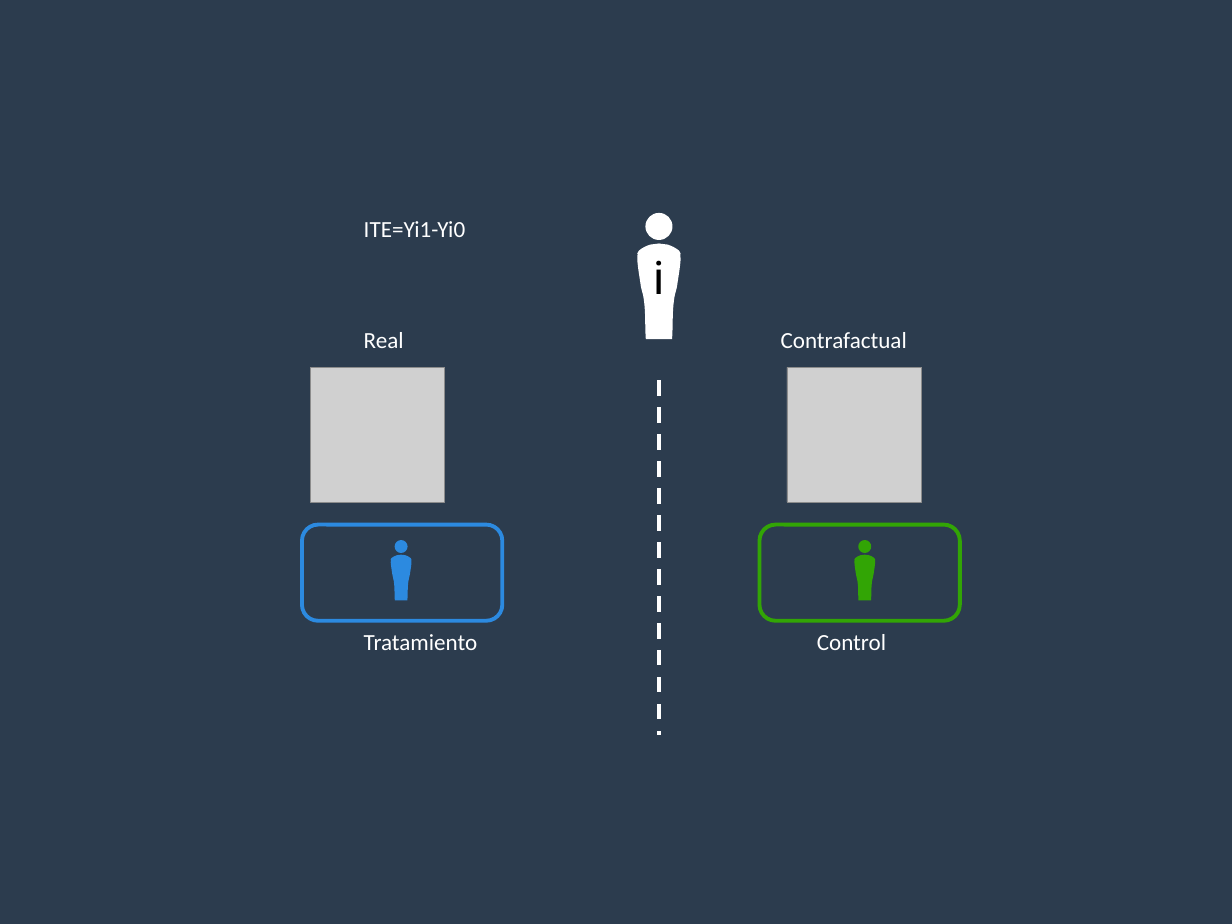
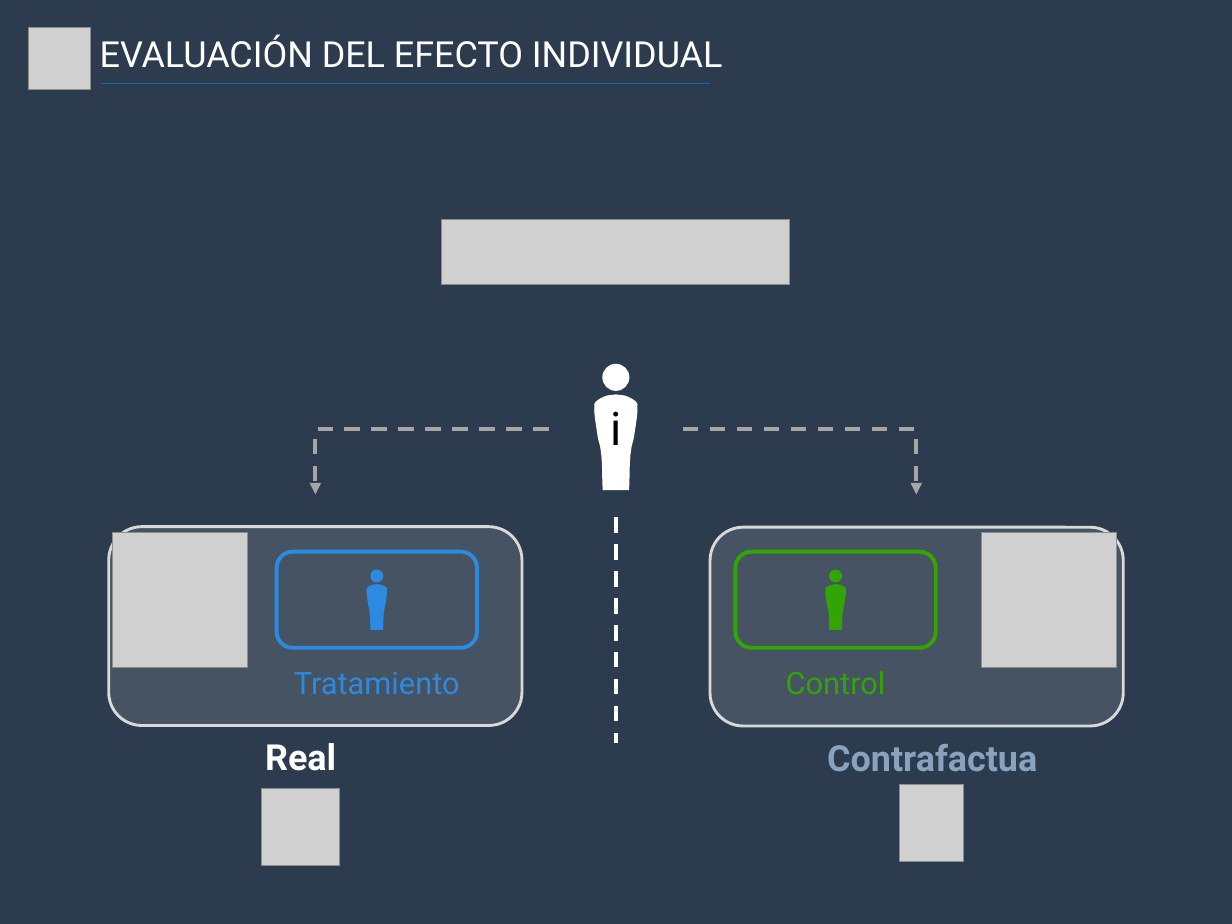
Before and after one commit to JMBorrego/CashCognitive, a slide deck: slide 6 of assets/Presentation/Presentation.pptx. Drawn at 1232x924 pixels with LibreOffice and Linux fonts; fonts in the diff are those of the drawing; grey boxes stand for pictures. Boxes give left, top, right and bottom in pixels: in the first picture for what was removed or moved away, otherwise in the second. Text is boxed around its words. In the diff, an @@ line names an element or a change of style, - is before the commit and + after.

```diff
--- a/assets/Presentation/Presentation.pptx
+++ b/assets/Presentation/Presentation.pptx
@@ picture added at (x1=29, y1=28, x2=91, y2=90) @@
@@ text added at (x1=100, y1=34, x2=722, y2=68), 28 pt, text #FFFFFF @@
+EVALUACIÓN DEL EFECTO INDIVIDUAL
@@ line added from (101, 83) to (710, 83), #1965AA 1.5 pt @@
@@ text removed at (x1=364, y1=221, x2=465, y2=237) @@
-ITE=Yi1-Yi0
@@ picture added at (x1=442, y1=219, x2=790, y2=285) @@
@@ freeform shape "i" moved from (x1=638, y1=213, x2=681, y2=339) to (x1=594, y1=364, x2=638, y2=491) @@
@@ group added at (x1=109, y1=430, x2=1123, y2=726): 2 rounded rectangles, 2 elbow arrows @@
@@ picture moved from (x1=311, y1=368, x2=445, y2=503) to (x1=113, y1=532, x2=248, y2=667) @@
@@ line moved from (659, 380) - (659, 736) to (616, 518) - (616, 743) @@
@@ picture moved from (x1=787, y1=368, x2=922, y2=503) to (x1=982, y1=532, x2=1117, y2=667) @@
@@ rounded rectangle moved from (x1=302, y1=525, x2=503, y2=621) to (x1=276, y1=552, x2=477, y2=648) @@
@@ freeform shape moved from (x1=391, y1=540, x2=411, y2=600) to (x1=367, y1=569, x2=387, y2=629) @@
@@ rounded rectangle moved from (x1=760, y1=525, x2=960, y2=621) to (x1=736, y1=552, x2=936, y2=648) @@
@@ freeform shape moved from (x1=855, y1=540, x2=875, y2=600) to (x1=825, y1=569, x2=846, y2=629) @@
@@ text "Tratamiento" moved from (x1=364, y1=634, x2=478, y2=650) to (x1=294, y1=672, x2=460, y2=694) @@
@@ text "Tratamiento" at (x1=294, y1=672, x2=460, y2=694): size 18 to 24 pt, font Calibri to Roboto, text colour #FFFFFF to #2C8AE0; alignment left to centre @@
@@ text removed at (x1=817, y1=634, x2=886, y2=650) @@
-Control
@@ text "Real" moved from (x1=364, y1=332, x2=404, y2=348) to (x1=265, y1=743, x2=336, y2=771) @@
@@ text "Real" at (x1=265, y1=743, x2=336, y2=771): size 18 to 28 pt, font Calibri to Roboto, bold on; alignment left to centre @@
@@ text "Contrafactual" moved from (x1=781, y1=332, x2=907, y2=348) to (x1=815, y1=731, x2=1049, y2=784) @@
@@ text "Contrafactual" at (x1=815, y1=731, x2=1049, y2=784): size 18 to 28 pt, font Calibri to Roboto, text colour #FFFFFF to #89A2BD, bold on; alignment left to centre @@
@@ picture added at (x1=262, y1=788, x2=340, y2=866) @@
@@ picture added at (x1=899, y1=785, x2=963, y2=862) @@
```
Also in this commit, not shown: 1 other slide changed, 6 slides added, 5 slides removed, 1 other file.
